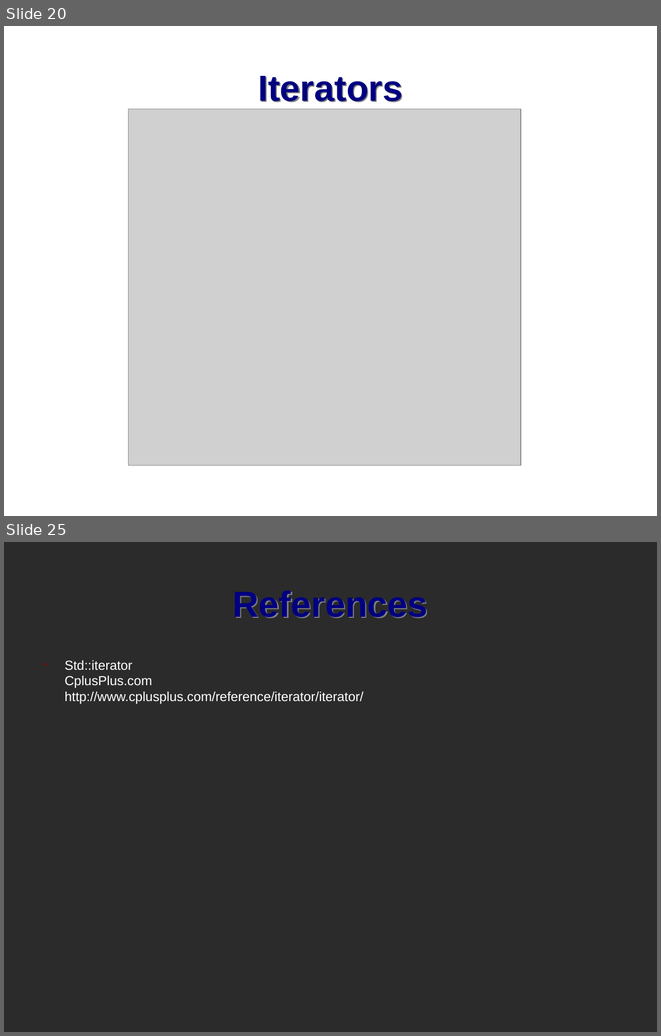
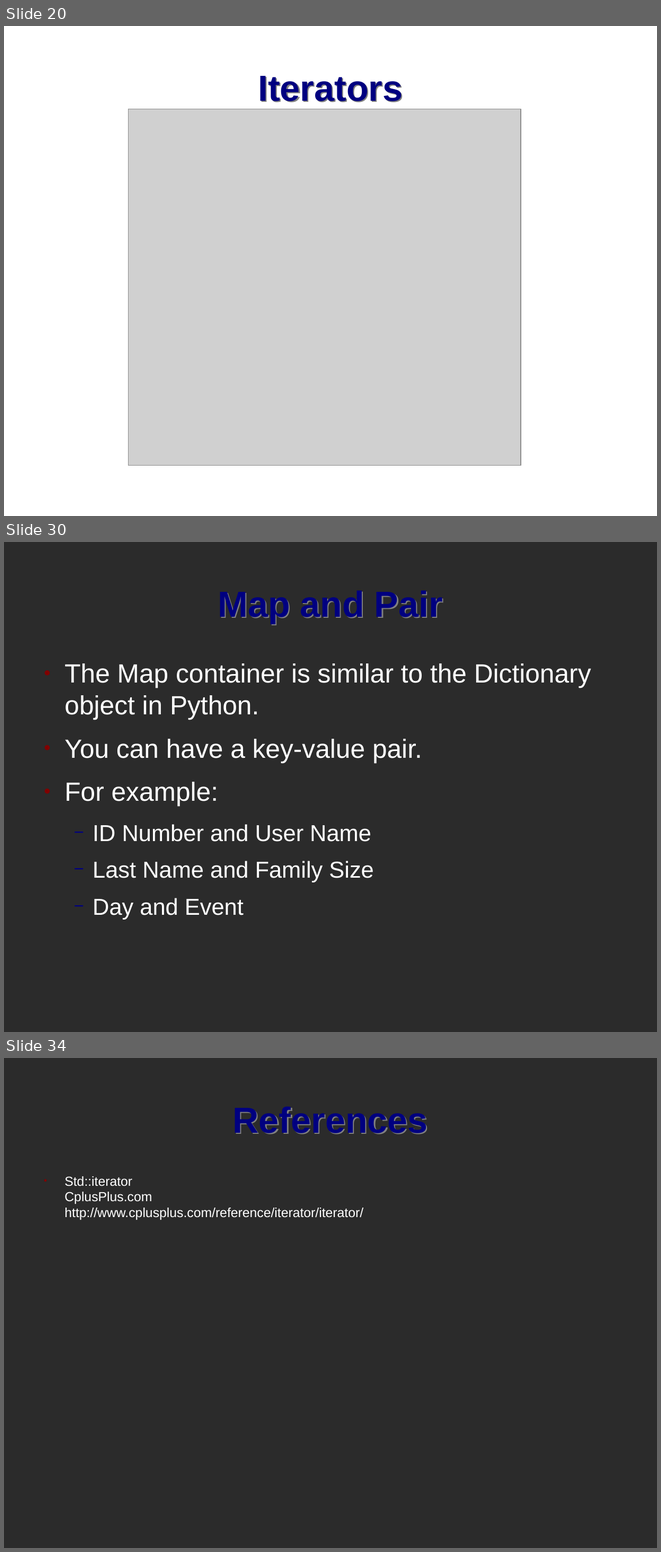
Before and after one commit to mactwist555/CPP-Course, a slide deck: Lecture/12 STL Data Structures and Iterators/1 STL Data Structures.odp. Shown one above the other, each under a label of ours: slides 20 and 25 before the commit, slides 20, 30 and 34 after it; the slides between them are not shown. The pictures are 661x1036 and 661x1552 pixels, drawn with LibreOffice and Linux fonts; fonts in the diff are those of the drawing; grey boxes stand for pictures; background and template pictures are left out; a plain dark background stands for a picture behind light text. Boxes give left, top, right and bottom in pixels: in the first picture for what was removed or moved away, otherwise in the second. Text is boxed around its words. In the diff, an @@ line names an element or a change of style, - is before the commit and + after.

```diff
--- a/Lecture/12 STL Data Structures and Iterators/1 STL Data Structures.odp
+++ b/Lecture/12 STL Data Structures and Iterators/1 STL Data Structures.odp
@@ slide 30 added at bbox=[4, 542, 657, 1032], background picture (left out) @@
@@ title added at bbox=[218, 590, 443, 623], 44 pt, text #000080, bold @@
+Map and Pair
@@ text added at bbox=[64, 663, 591, 919], 32 pt, text #FFFFFF @@
+● The Map container is similar to the Dictionary object in Python.
+● You can have a key-value pair.
+● For example:
+  − ID Number and User Name
+  − Last Name and Family Size
+  − Day and Event
@@ what was slide 25 is now slide 34 @@
```
Also in this commit, not shown: 12 other slides added, 4 slides removed.
